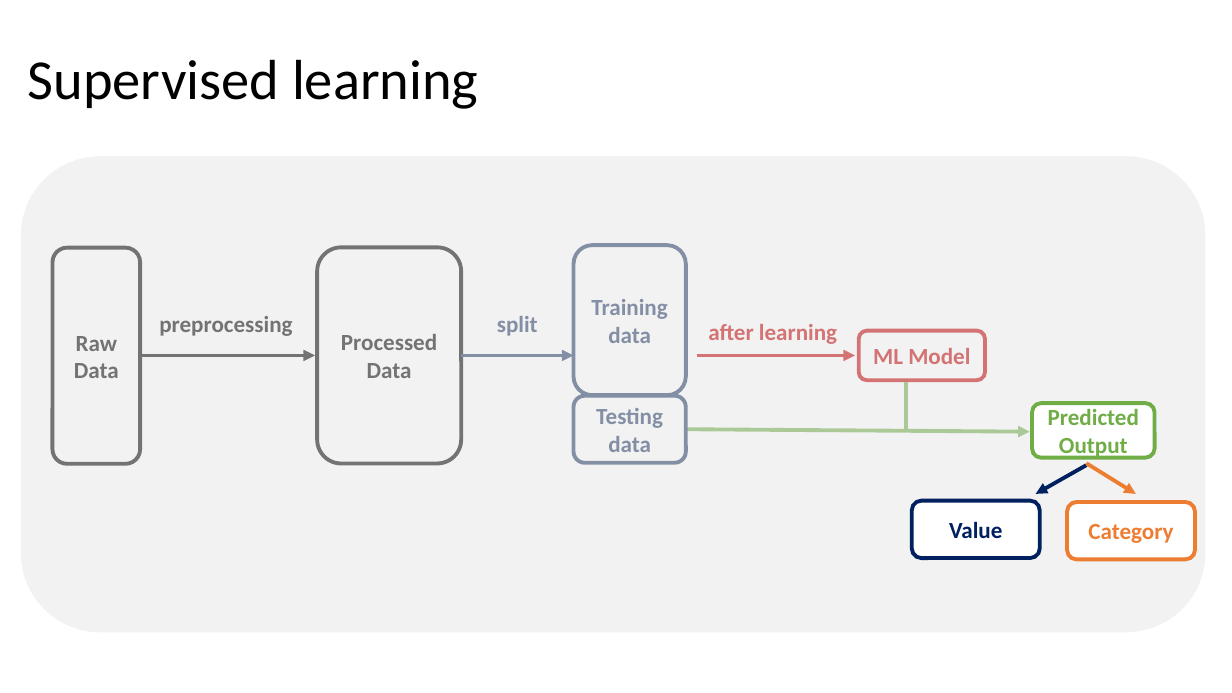
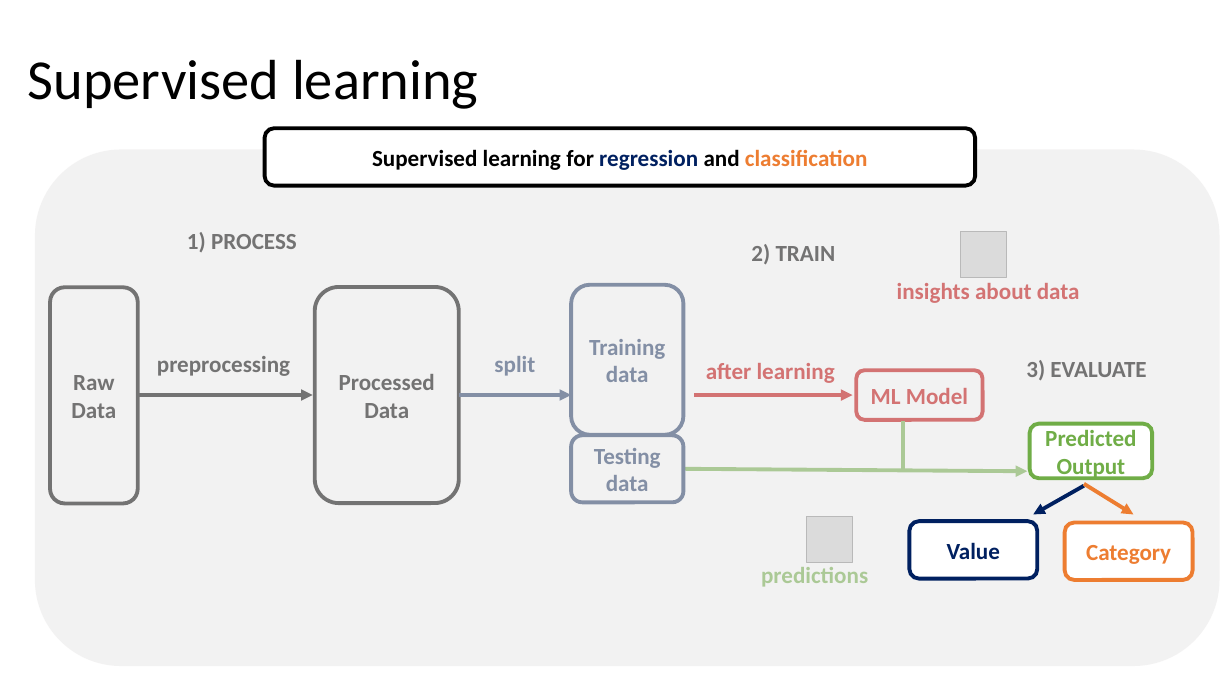
Before and after one commit to fsb-edu/ML4Food, a slide deck: slide 17 of images/Graphics of ML4Food.pptx (slide 22 before the commit). Drawn at 1232x693 pixels with LibreOffice and Linux fonts; fonts in the diff are those of the drawing; grey boxes stand for pictures. Boxes give left, top, right and bottom in pixels: in the first picture for what was removed or moved away, otherwise in the second. Text is boxed around its words. In the diff, an @@ line names an element or a change of style, - is before the commit and + after.

```diff
--- a/images/Graphics of ML4Food.pptx
+++ b/images/Graphics of ML4Food.pptx
@@ group added at [187,128,1146,587]: 5 texts, 2 pictures, 1 rounded rectangle @@
+1) PROCESS
+2) TRAIN
+3) EVALUATE
+insights about data
+predictions
+Supervised learning for regression and classification
@@ rounded rectangle: place and size @@
-rounded rectangle at [21,156,1206,632]
+rounded rectangle at [35,150,1220,666]
@@ 3 arrows, 2 texts, 2 rounded rectangles, 1 line: place and size @@
-3 arrows, 2 texts, 2 rounded rectangles, 1 line at [140,248,1030,464]
+3 arrows, 2 texts, 2 rounded rectangles, 1 line at [138,287,1028,504]
@@ 4 rounded rectangles, 1 arrow: place and size @@
-4 rounded rectangles, 1 arrow at [53,245,855,464]
+4 rounded rectangles, 1 arrow at [50,285,853,504]
@@ rounded rectangle "Predicted Output": place and size @@
-rounded rectangle "Predicted Output" at [1032,403,1155,457]
+rounded rectangle "Predicted Output" at [1030,424,1153,479]
@@ 2 arrows, 1 rounded rectangle: place and size @@
-2 arrows, 1 rounded rectangle at [912,463,1136,558]
+2 arrows, 1 rounded rectangle at [909,484,1134,579]
@@ rounded rectangle "Category": place and size @@
-rounded rectangle "Category" at [1067,502,1195,559]
+rounded rectangle "Category" at [1065,522,1192,579]
```
Also in this commit, not shown: 4 other slides changed, 1 slide added, 6 other files.
